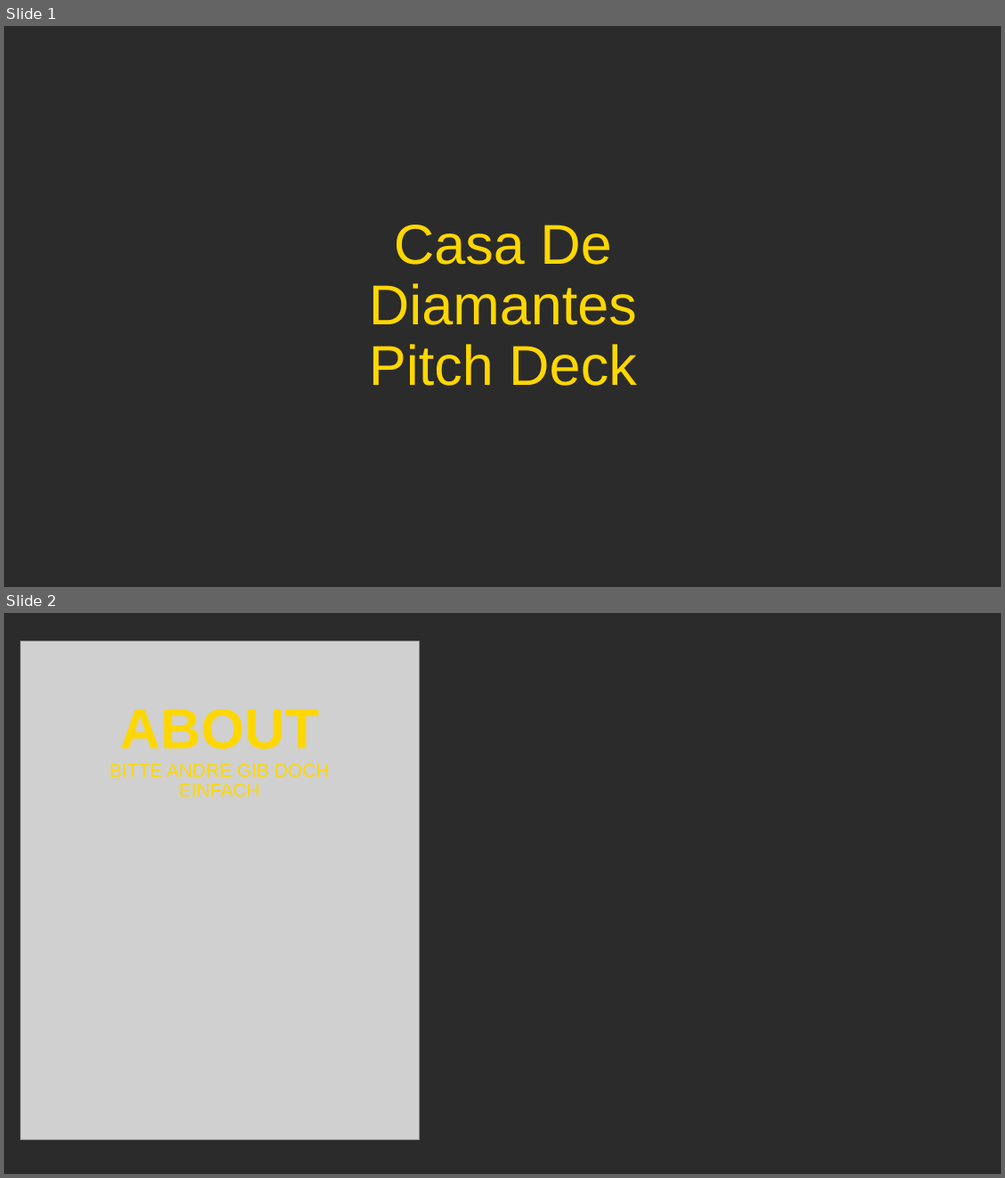
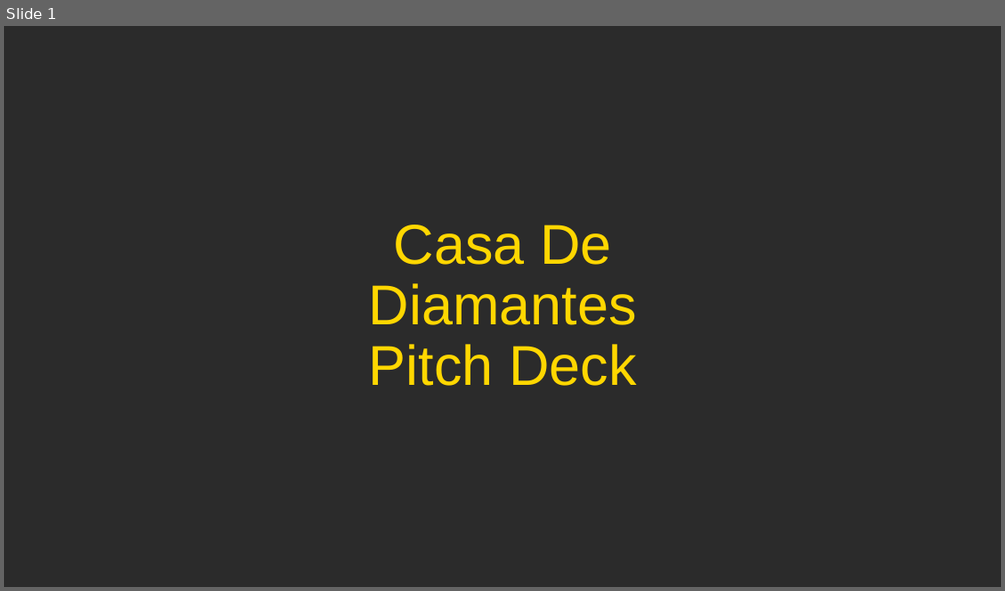
Before and after one commit to SoulPixelIV/casa-de-diamantes, a slide deck: CasaDeDiamantes.odp. Shown one above the other, each under a label of ours: slides 1 and 2 before the commit, slide 1 after it. The pictures are 1005x1178 and 1005x591 pixels, drawn with LibreOffice and Linux fonts; fonts in the diff are those of the drawing; grey boxes stand for pictures; background and template pictures are left out; a plain dark background stands for a picture behind light text. Boxes give left, top, right and bottom in pixels: in the first picture for what was removed or moved away, otherwise in the second. Text is boxed around its words. In the diff, an @@ line names an element or a change of style, - is before the commit and + after.

```diff
--- a/CasaDeDiamantes.odp
+++ b/CasaDeDiamantes.odp
@@ slide 2 removed at <box>4,613,1001,1174</box>, background picture (left out) @@
@@ picture removed at <box>20,641,419,1140</box> @@
@@ title removed at <box>109,709,330,796</box> @@
-ABOUT
-BITTE ANDRE GIB DOCH EINFACH
```
Also in this commit, not shown: 1 slide changed, 3 slides added, 2 other slides removed, 8 other files.
